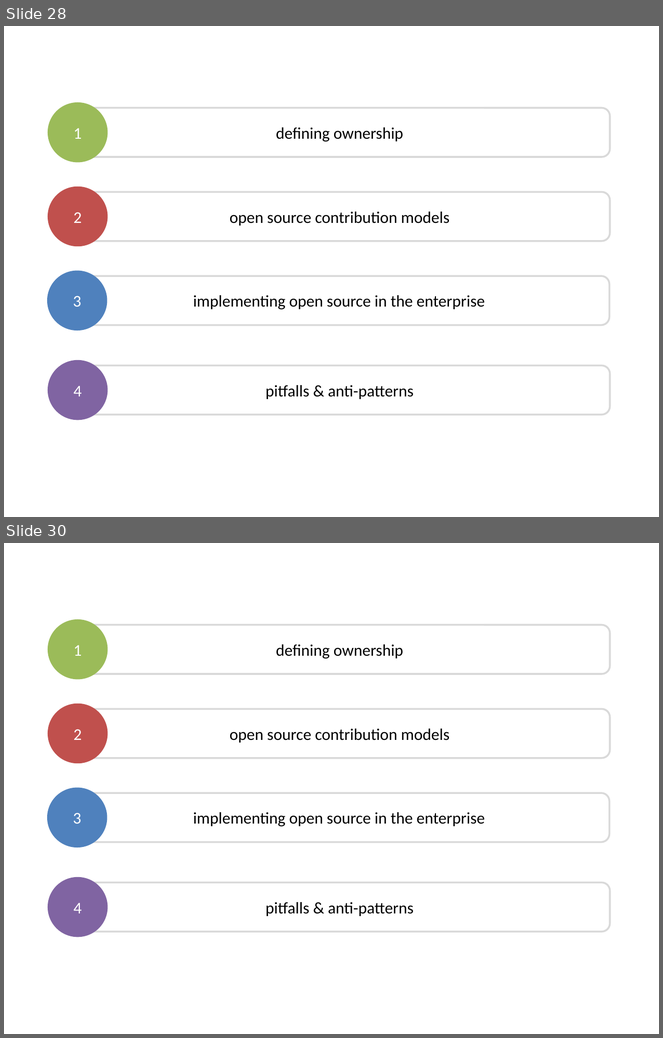
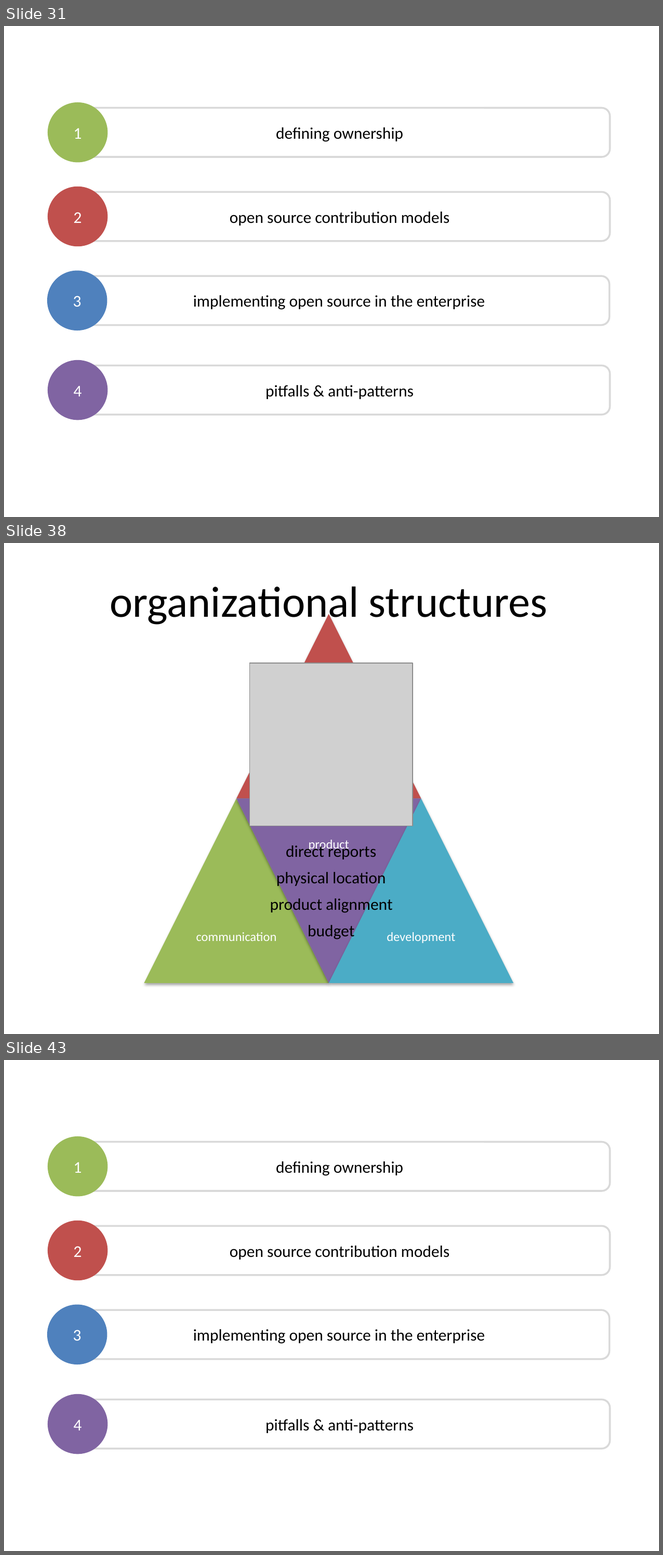
Before and after one commit to dsietz/open-source-model, a slide deck: Adopting the Open Source Model.pptx. Shown one above the other, each under a label of ours: slides 28 and 30 before the commit, slides 31, 38 and 43 after it; the slides between them are not shown. The pictures are 663x1038 and 663x1555 pixels, drawn with LibreOffice and Linux fonts; fonts in the diff are those of the drawing; grey boxes stand for pictures. Boxes give left, top, right and bottom in pixels: in the first picture for what was removed or moved away, otherwise in the second. Text is boxed around its words. In the diff, an @@ line names an element or a change of style, - is before the commit and + after.

```diff
--- a/Adopting the Open Source Model.pptx
+++ b/Adopting the Open Source Model.pptx
@@ slide 38 added at [4, 543, 659, 1034], background #FFFFFF @@
@@ text added at [110, 586, 548, 627], 48 pt, text #000000 @@
+organizational structures
@@ picture added at [249, 663, 413, 826] @@
@@ text added at [286, 844, 376, 860], 18 pt, text #000000 @@
+direct reports
@@ text added at [276, 870, 386, 888], 18 pt, text #000000 @@
+physical location
@@ text added at [270, 896, 392, 914], 18 pt, text #000000 @@
+product alignment
@@ text added at [308, 925, 354, 940], 18 pt, text #000000 @@
+budget
@@ group added at [144, 614, 514, 983]: 4 triangles, 3 texts @@
+communication
+product
+development
@@ what was slide 28 is now slide 31 @@
@@ what was slide 30 is now slide 43 @@
```
Also in this commit, not shown: 5 slides changed, 13 other slides added, 1 slide removed.
